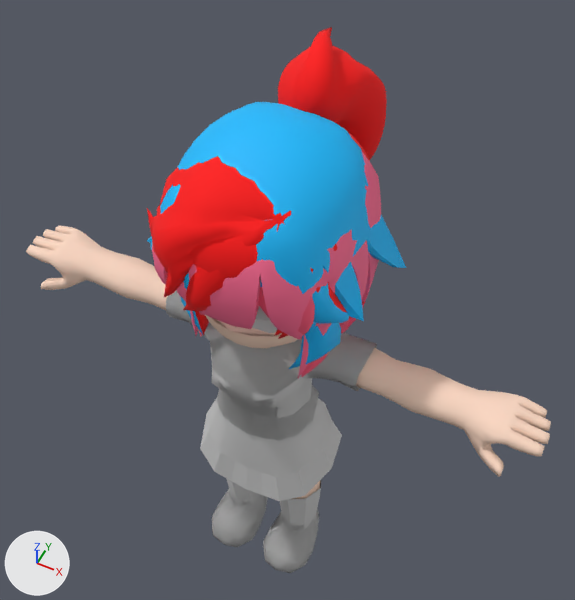
Two versions of the FBX model Assets/3D_Characters/Models/teenmale.FBX, one commit apart.
Rendered twice from a 50 mm camera at (1.25, -2.24, 5.14) aimed at (-0.06, 0.38, 1.87). Arrows for +X, +Y and +Z are at lower left; the lights stay in place. Where no turn or scale is listed for an object, it has been applied to the vertices.

The first picture shows 'TB_Hair_00', 'TB_Hair_01', 'TB_Hair_02', 'TB_Hair_03', 'TB_Hair_04', 'TB_Hair_05', 'TeenBoy_Body', 'TeenBoy_Mouth', 'clo_00', 'clo_01', 'clo_03', 'clo_05'.
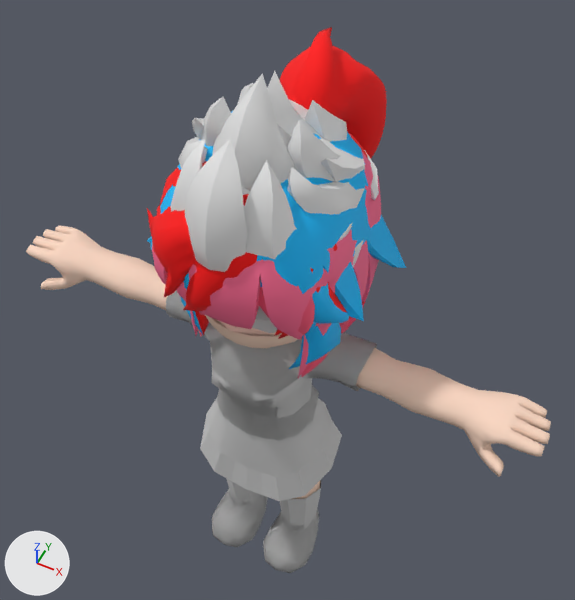
Scene script edits in JSON lines:
```json
{"op": "add", "block": "me_mesh_015", "code": ["me_mesh_015 = bpy.data.meshes.new('Mesh.015')", "me_mesh_015.from_pydata(...)  # 907 vertices, 930 faces; spans x -0.454..0.454, y -1.005..0.052, z -0.698..0.53"]}
{"op": "add", "block": "ob_tb__hair_07", "code": ["ob_tb__hair_07 = bpy.data.objects.new('TB_ Hair_07', me_mesh_015)", "ob_tb__hair_07.location = (-0.002, 0.565, 2.961)"]}
```

Boxes (x1, y1, x2, y2) around the edits, measured in the pictures (575 x 600 px):
```json
{"object": "TB_ Hair_07", "change": "added", "after": [170, 71, 379, 272]}
{"object": "TB_Hair_00", "change": "unchanged, covered by the edit", "before": [147, 102, 406, 332], "after": [147, 111, 406, 332]}
{"object": "TB_Hair_04", "change": "unchanged, covered by the edit", "before": [147, 156, 337, 339], "after": [147, 161, 337, 339]}
```
